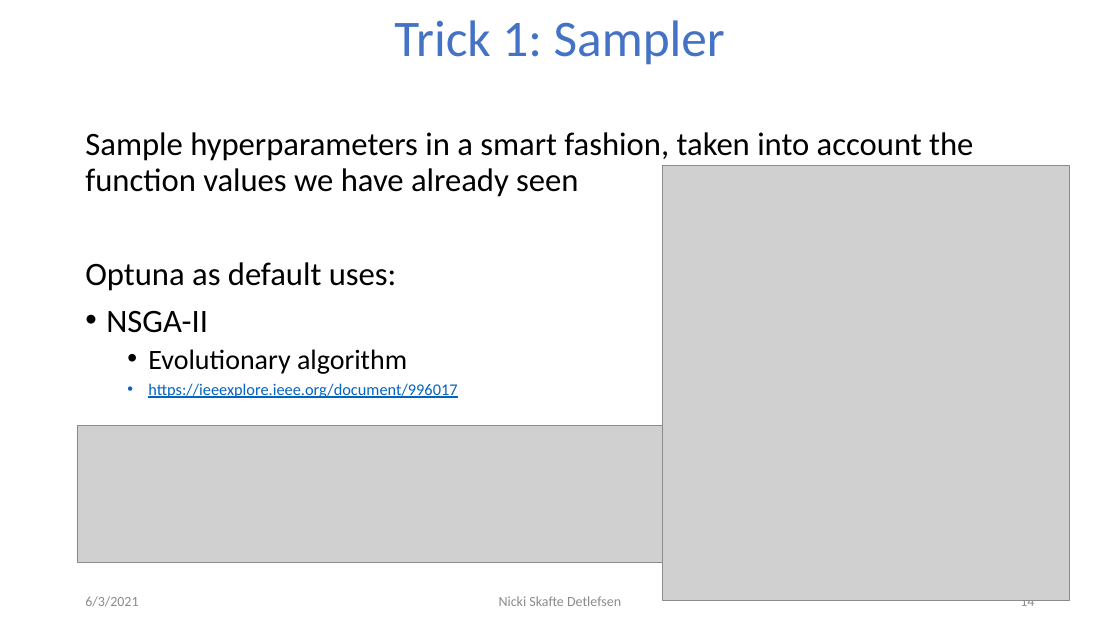
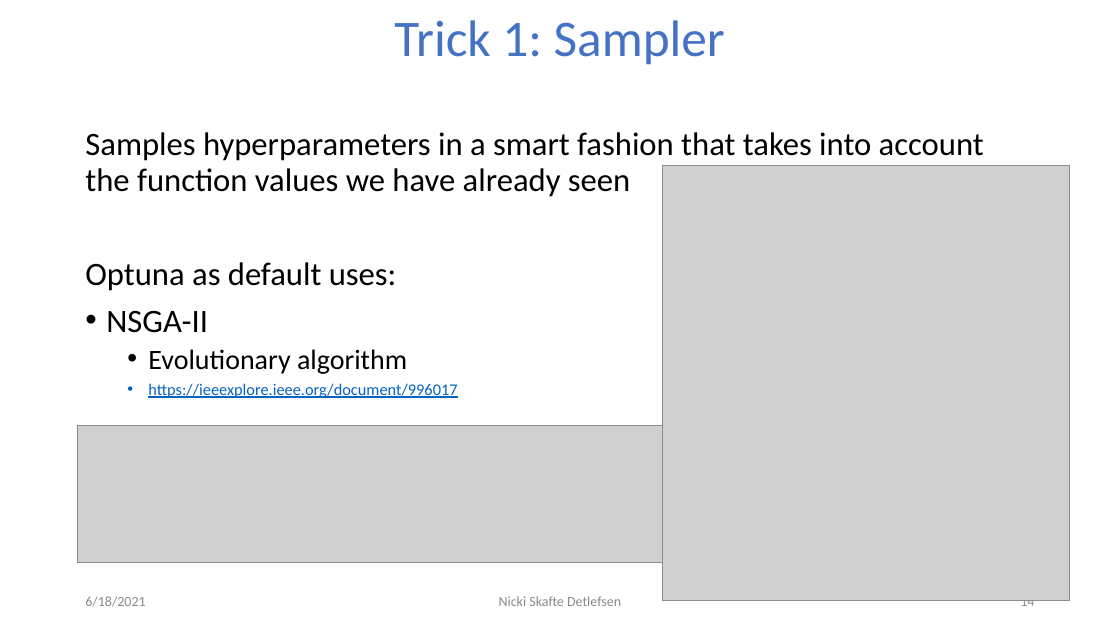
Before and after one commit to DeepEasterbunny/dtu_mlops, a slide deck: slide 14 of 09_crossvalidation_at_scale/Hyperparameters.pptx. Drawn at 1120x630 pixels with LibreOffice and Linux fonts; fonts in the diff are those of the drawing; grey boxes stand for pictures; background and template pictures are left out. Boxes give left, top, right and bottom in pixels: in the first picture for what was removed or moved away, otherwise in the second. Text is boxed around its words. In the diff, an @@ line names an element or a change of style, - is before the commit and + after.

Commit message:
09_hyperparameters

```diff
--- a/09_crossvalidation_at_scale/Hyperparameters.pptx
+++ b/09_crossvalidation_at_scale/Hyperparameters.pptx
@@ text at box(85, 132, 984, 197): text changed @@
-Sample hyperparameters in a smart fashion, taken into account the function values we have already seen
+Samples hyperparameters in a smart fashion that takes into account the function values we have already seen
@@ text at box(85, 596, 145, 607): text changed @@
-6/3/2021
+6/18/2021
```
Also in this commit, not shown: 14 other slides changed, 3 other files.
